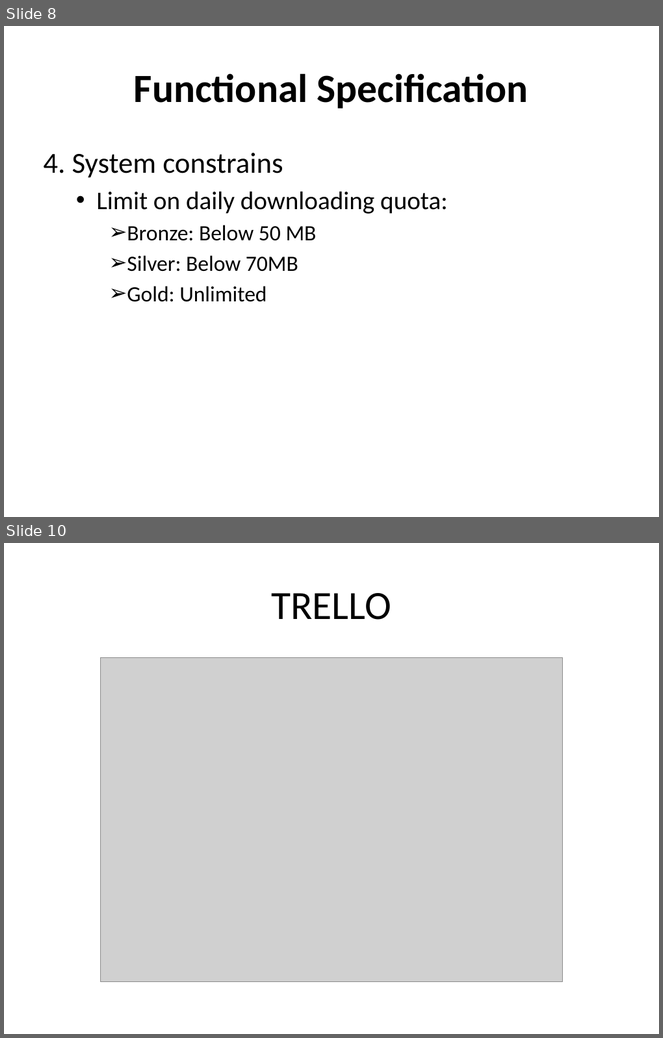
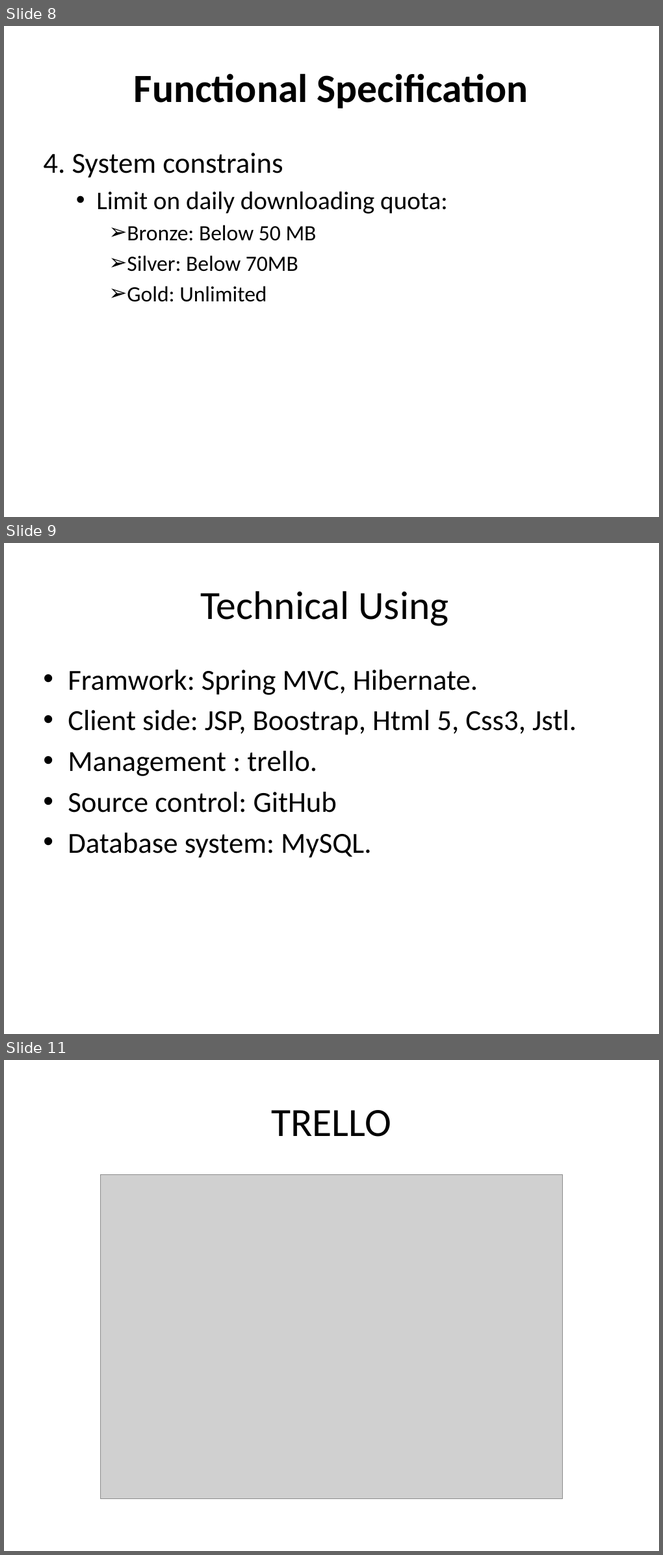
Before and after one commit to HuynhMinhTin/SharingFiles, a slide deck: show/minishearingfile.pptx. Shown one above the other, each under a label of ours: slides 8 and 10 before the commit, slides 8, 9 and 11 after it; the slides between them are not shown. The pictures are 663x1038 and 663x1555 pixels, drawn with LibreOffice and Linux fonts; fonts in the diff are those of the drawing; grey boxes stand for pictures. Boxes give left, top, right and bottom in pixels: in the first picture for what was removed or moved away, otherwise in the second. Text is boxed around its words. In the diff, an @@ line names an element or a change of style, - is before the commit and + after.

```diff
--- a/show/minishearingfile.pptx
+++ b/show/minishearingfile.pptx
@@ slide 9 added at (4, 543, 659, 1034), background #FFFFFF @@
@@ title added at (200, 591, 449, 626), 44 pt, text #000000 @@
+Technical Using
@@ text added at (68, 670, 577, 858), 32 pt, text #000000 @@
+• Framwork: Spring MVC, Hibernate.
+• Client side: JSP, Boostrap, Html 5, Css3, Jstl.
+• Management : trello.
+• Source control: GitHub
+• Database system: MySQL.
@@ what was slide 10 is now slide 11 @@
```
Also in this commit, not shown: 3 slides changed, 8 other slides added, 2 slides removed, 49 other files.
